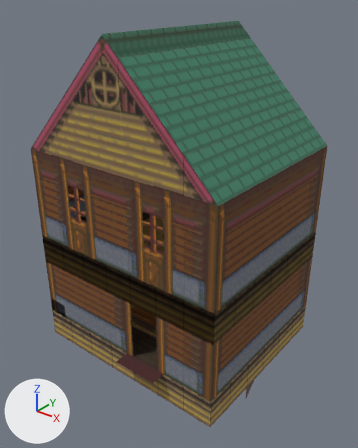
The glTF model Graphics/Scenario/fierro/insides/house5_in.glb, before and after one commit.
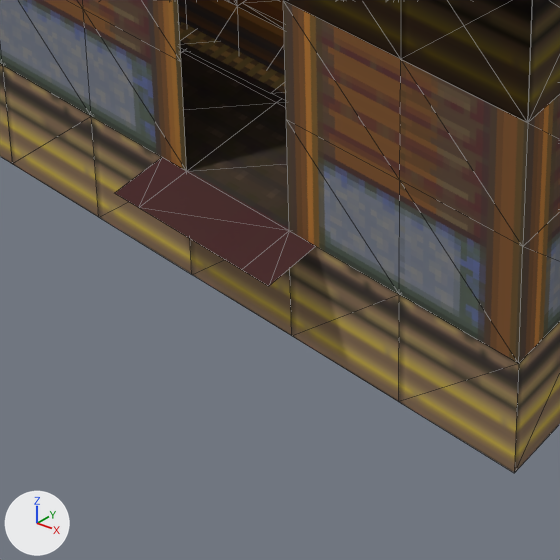
Each version appears first whole from a camera (50 mm lens) standing at (9.79, -11.68, 10.58) and looking at (0.58, -0.17, 3.44), and next in a close-up on the part from 25% to 62% of the width and 71% to 100% of the height. The axes (+X, +Y, +Z) are drawn at lower left. The lights are the same throughout. The close-ups show mesh edges as thin lines. Where no turn or scale is listed for an object, it has been applied to the vertices. Vertices at the same position are counted once.

The first close-up shows 'FirstFloor', 'Rug1', 'SecondFloor', 'Table'.
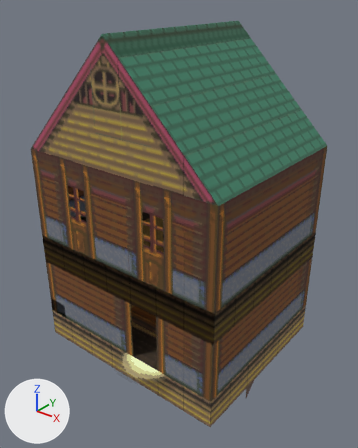
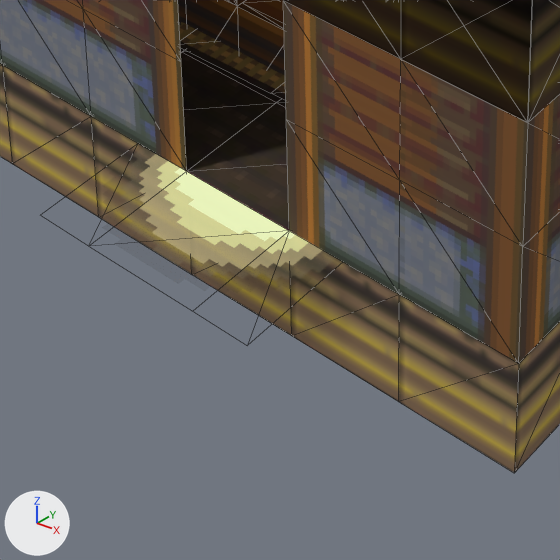
Where the change shows, as pixel boxes [x1, y1, x2, y2] in the close-ups (560 x 560 px; the box of a moved part takes in the faces that stretch with it):
part 1 of me_cube_008, moved or reshaped (not visible afterwards)
    before: [115, 157, 315, 286]
part 2 of me_cube_008, moved or reshaped (not visible before)
    after: [139, 154, 322, 270]

The change, as a list of edits to the scene's bpy script:
```text
Add img_exit:
    img_exit = load_image('exit', '_unpacked/exit', 32, 16, 'sRGB')
Add mat_exit:
    mat_exit = bpy.data.materials.new('exit')
    # colours: black #000000
    # uses the picture img_exit
Change me_cube_008:
    where me_cube_008.from_pydata(...)  # 172 vertices, 296 faces; spans x -3.0..4.0, y -3.5..3.5, z -1.0..3.0
    used by ob_firstfloor; location = (0.0, 0.0, 0.0)
    me_cube_008 part 1
    me_cube_008.vertices[160].co: (1.0, -3.5, 0.0) -> (-2.0, 3.5, 0.0)  # pixel (138, 207) -> not seen
    me_cube_008.vertices[161].co: (2.0, -3.5, 0.0) -> (-1.0, 3.5, 0.0)  # pixel (241, 269) -> not seen
    me_cube_008.vertices[162].co: (0.75, -3.0, 0.0) -> (-0.75, 3.0, 0.0)  # pixel (162, 157) -> not seen
    me_cube_008.vertices[163].co: (0.75, -3.5, 0.0) -> (-0.75, 3.5, 0.0)  # pixel (114, 193) -> not seen
    me_cube_008.vertices[164].co: (2.25, -3.0, 0.0) -> (-2.25, 3.0, 0.0)  # pixel (315, 246) -> not seen
    me_cube_008.vertices[165].co: (2.25, -3.5, 0.0) -> (-2.25, 3.5, 0.0)  # pixel (268, 286) -> not seen
    me_cube_008 part 2
    me_cube_008.vertices[166].co: (-2.0, 3.5, 0.0) -> (1.0, -4.0, 0.0)
    me_cube_008.vertices[167].co: (-1.0, 3.5, 0.0) -> (2.0, -4.0, 0.0)
    me_cube_008.vertices[168].co: (-0.75, 3.0, 0.0) -> (0.5, -3.0, 0.0)  # not seen -> pixel (138, 143)
    me_cube_008.vertices[169].co: (-0.75, 3.5, 0.0) -> (0.5, -4.0, 0.0)
    me_cube_008.vertices[170].co: (-2.25, 3.0, 0.0) -> (2.5, -3.0, 0.0)  # not seen -> pixel (343, 261)
    me_cube_008.vertices[171].co: (-2.25, 3.5, 0.0) -> (2.5, -4.0, 0.0)
    add me_cube_008.materials.append(mat_exit)
```
